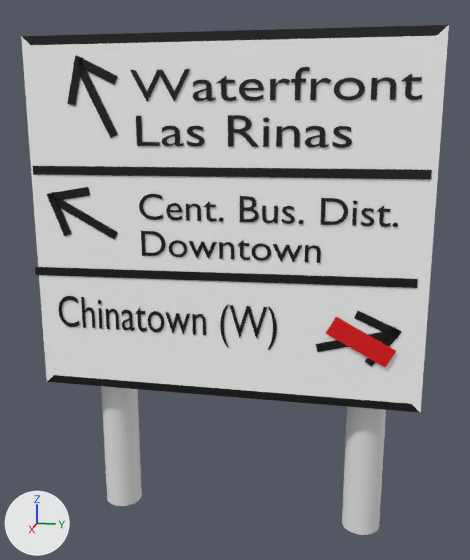
The FBX model Assets/Models/UK_junction_sign_25.fbx as it was, and as the next commit left it.
Rendered twice from a 50 mm lens placed at (62.5, 15.0, 41.5), pointed at (-1.3, 2.3, 25.5). Arrows for +X, +Y and +Z are at lower left; the lights stay in place. Where no turn or scale is listed for an object, it has been applied to the vertices.

Before the edit, the objects in view are built like this:
```python
ob_plane_004 = bpy.data.objects.new('Plane.004', me_plane_004)
ob_plane_004.location = (2.2, -12.1, 31.9)
ob_plane_005 = bpy.data.objects.new('Plane.005', me_plane_005)
ob_plane_005.location = (2.2, -13.9, 34.3)
ob_plane_008 = bpy.data.objects.new('Plane.008', me_plane_012)
ob_plane_008.location = (2.2, 17.3, 20.5)
ob_plane_009 = bpy.data.objects.new('Plane.009', me_plane_006)
ob_plane_009.location = (2.3, 15.2, 20.9)
ob_plane_010 = bpy.data.objects.new('Plane.010', me_plane_014)
ob_plane_010.location = (2.2, 16.7, 22.7)
ob_plane_011 = bpy.data.objects.new('Plane.011', me_plane_015)
ob_plane_011.location = (2.2, 14.4, 20.8)
ob_plane_012 = bpy.data.objects.new('Plane.012', me_plane_017)
ob_plane_012.location = (2.2, 1.0, 26.6)
ob_text = bpy.data.objects.new('Text', me_text_001)
ob_text.location = (2.2, -7.0, 43.2)
ob_text_003 = bpy.data.objects.new('Text.003', me_text_004)
ob_text_003.location = (2.2, -15.9, 20.5)
# also in view: 'Cylinder' at (-1.9, -11.1, 23.8); 'Cube.001' at (0.2, 1.7, 31.6); 'Text.001' at (2.2, 5.7, 31.5); 'Cylinder.001' at (-1.9, 16.1, 23.8); 'Plane.001' at (2.2, 1.6, 36.7)
```
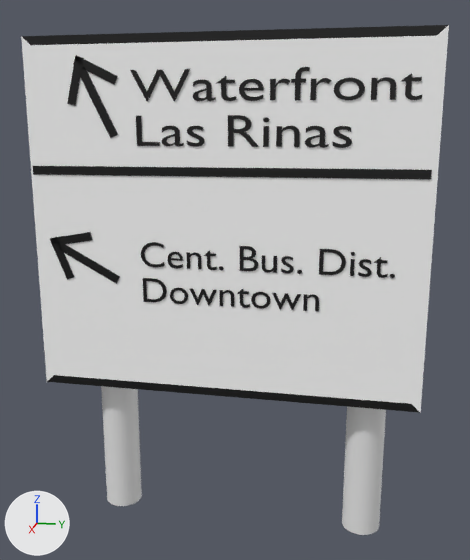
Pixel boxes (x1, y1, x2, y2) of what changed, in the pictures (470 x 560 px):
'Text.001', moved: before (139, 194, 398, 263); after (141, 242, 395, 312)
'Plane.012', deleted (black): before (35, 267, 418, 288)
'Text.003', deleted: before (59, 296, 277, 350)
'Plane.009', deleted (red): before (326, 317, 396, 367)
'Plane.004', moved: before (56, 199, 118, 240); after (59, 242, 120, 284)
'Plane.006', moved: before (47, 192, 72, 236); after (50, 237, 74, 280)
'Plane.005', moved: before (47, 187, 90, 202); after (50, 232, 92, 246)
'Plane.010', deleted: before (354, 311, 401, 339)
'Plane.011', deleted: before (316, 332, 389, 352)
'Plane.008', deleted: before (365, 327, 402, 367)

The edits, one by one:
Object 'Plane.009' (ob_plane_009) is deleted.
Object 'Plane.011' (ob_plane_011) is deleted.
Object 'Plane.012' (ob_plane_012) is deleted.
Object 'Plane.006' (ob_plane_006) moves from (2.2, -15.0, 32.3) to (2.2, -15.0, 27.8).
Object 'Plane.010' (ob_plane_010) is deleted.
Object 'Plane.005' (ob_plane_005) moves from (2.2, -13.9, 34.3) to (2.2, -13.9, 29.8).
Object 'Plane.008' (ob_plane_008) is deleted.
Object 'Text.001' (ob_text_001) moves from (2.2, -6.7, 35.7) to (2.2, -6.7, 30.9).
Object 'Plane.004' (ob_plane_004) moves from (2.2, -12.1, 31.9) to (2.2, -12.1, 27.4).
Object 'Text.003' (ob_text_003) is deleted.
